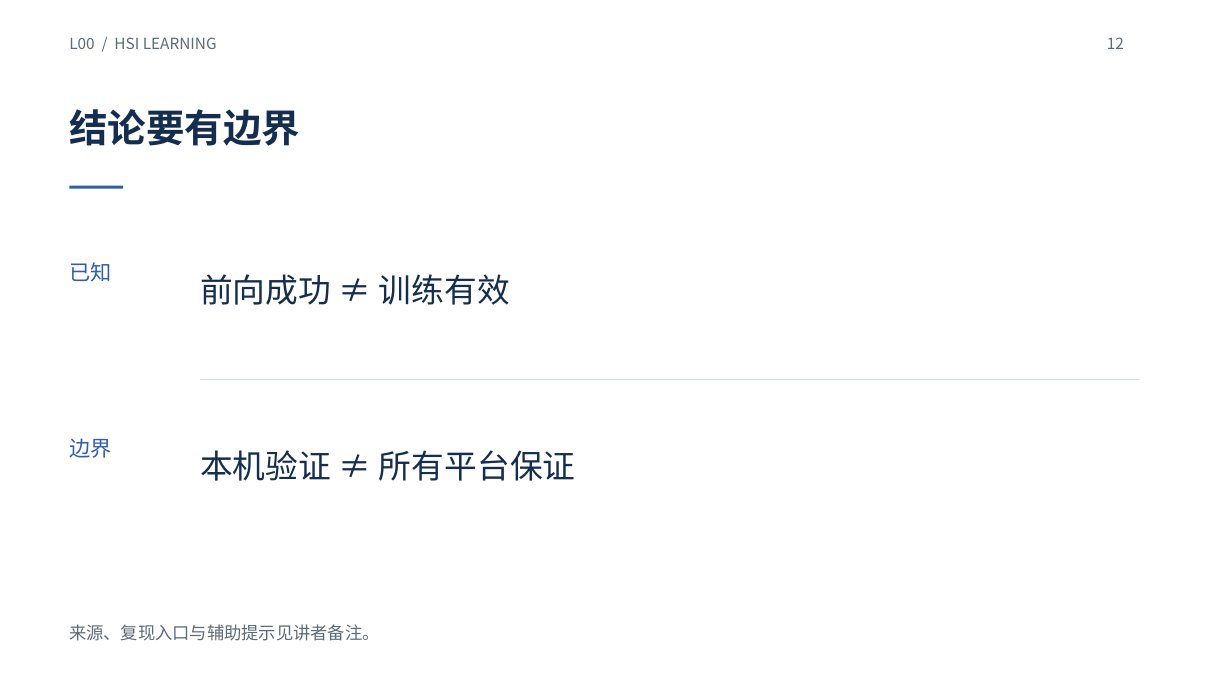
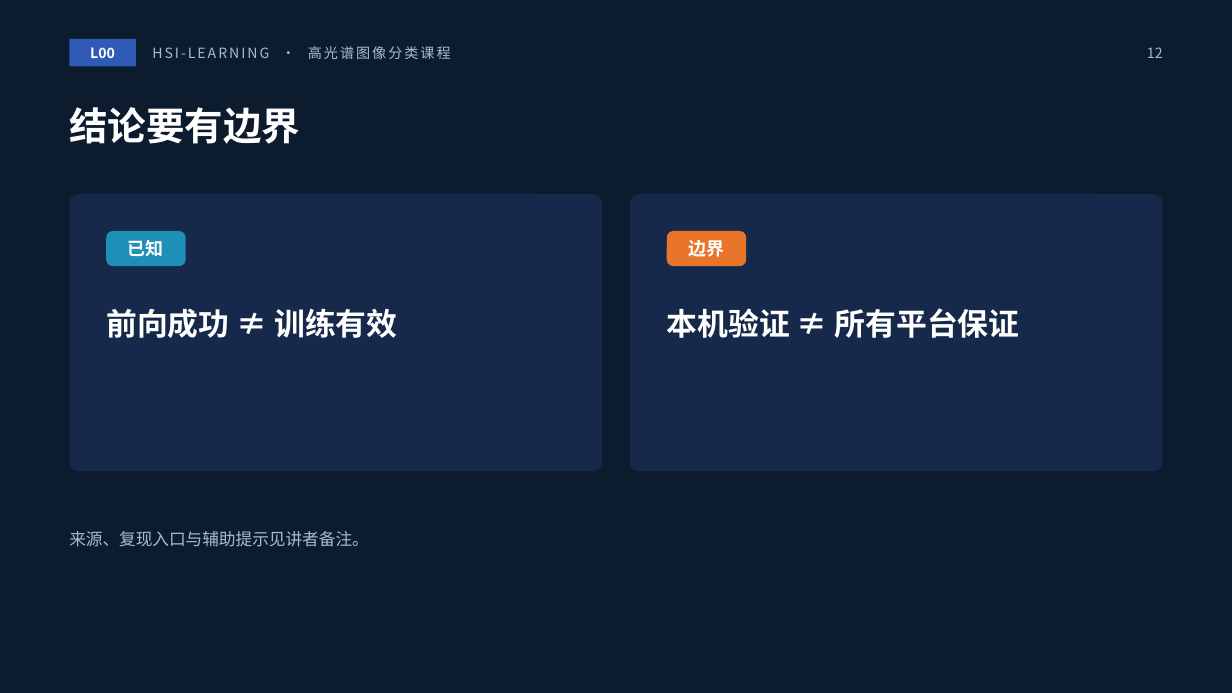
Before and after one commit to masskx/HSI-Learning, a slide deck: slide 12 of slides/decks/L00-environment.pptx. Drawn at 1232x693 pixels with LibreOffice and Linux fonts; fonts in the diff are those of the drawing; background and template pictures are left out. Boxes give left, top, right and bottom in pixels: in the first picture for what was removed or moved away, otherwise in the second. Text is boxed around its words. In the diff, an @@ line names an element or a change of style, - is before the commit and + after.

```diff
--- a/slides/decks/L00-environment.pptx
+++ b/slides/decks/L00-environment.pptx
@@ background #FFFFFF to #0D1B2E @@
@@ text removed at (69,37,217,49) @@
-L00 / HSI LEARNING
@@ rectangle added at (69,39,136,67), fill #2F5BB7 @@
@@ text added at (90,47,115,58), 11 pt, text #FFFFFF, bold @@
+L00
@@ text added at (152,46,451,59), 11 pt, text #A9BACD @@
+HSI-LEARNING · 高光谱图像分类课程
@@ page number: place and size @@
-page number at (1107,37,1124,49)
+page number at (1147,47,1163,58)
@@ page number at (1147,47,1163,58): size 12 to 11 pt, text colour #5C6B7A to #A9BACD; alignment left to right @@
@@ title "结论要有边界" at (69,107,300,144): text colour #152E50 to #FFFFFF @@
@@ rectangle removed at (69,186,123,189) @@
@@ rounded rectangle added at (69,194,603,471), fill #16294A @@
@@ rounded rectangle added at (630,194,1164,471), fill #16294A @@
@@ text "已知": place and size @@
-text "已知" at (69,262,111,282)
+text "已知" at (128,240,164,256)
@@ text "已知" at (128,240,164,256): size 16.5 to 14 pt, text colour #315DAB to #FFFFFF, bold on; alignment left to centre @@
@@ rounded rectangle added at (106,231,186,266), fill #1F8FB8 @@
@@ text "边界" at (688,240,724,257): size 16.5 to 14 pt, text colour #315DAB to #FFFFFF, bold on; alignment left to centre @@
@@ text "边界": place and size @@
-text "边界" at (69,438,111,458)
+text "边界" at (688,240,724,257)
@@ rounded rectangle added at (667,231,747,266), fill #E8752A @@
@@ text "前向成功 ≠ 训练有效": place and size @@
-text "前向成功 ≠ 训练有效" at (200,274,510,305)
+text "前向成功 ≠ 训练有效" at (106,308,397,338)
@@ text "前向成功 ≠ 训练有效" at (106,308,397,338): size 25.5 to 24 pt, text colour #152E50 to #FFFFFF, bold on; line spacing 1 to 1.25; vertical alignment middle to top @@
@@ text "本机验证 ≠ 所有平台保证" at (667,308,1020,338): size 25.5 to 24 pt, text colour #152E50 to #FFFFFF, bold on; line spacing 1 to 1.25; vertical alignment middle to top @@
@@ text "本机验证 ≠ 所有平台保证": place and size @@
-text "本机验证 ≠ 所有平台保证" at (200,450,576,481)
+text "本机验证 ≠ 所有平台保证" at (667,308,1020,338)
@@ rectangle removed at (201,379,1141,380) @@
@@ text "来源、复现入口与辅助提示见讲者备注。": place and size @@
-text "来源、复现入口与辅助提示见讲者备注。" at (69,624,379,641)
+text "来源、复现入口与辅助提示见讲者备注。" at (69,531,369,547)
@@ text "来源、复现入口与辅助提示见讲者备注。" at (69,531,369,547): size 13.5 to 13 pt, text colour #5C6B7A to #A9BACD; vertical alignment middle to top @@
```
Also in this commit, not shown: 11 other slides changed, 20 other files.
